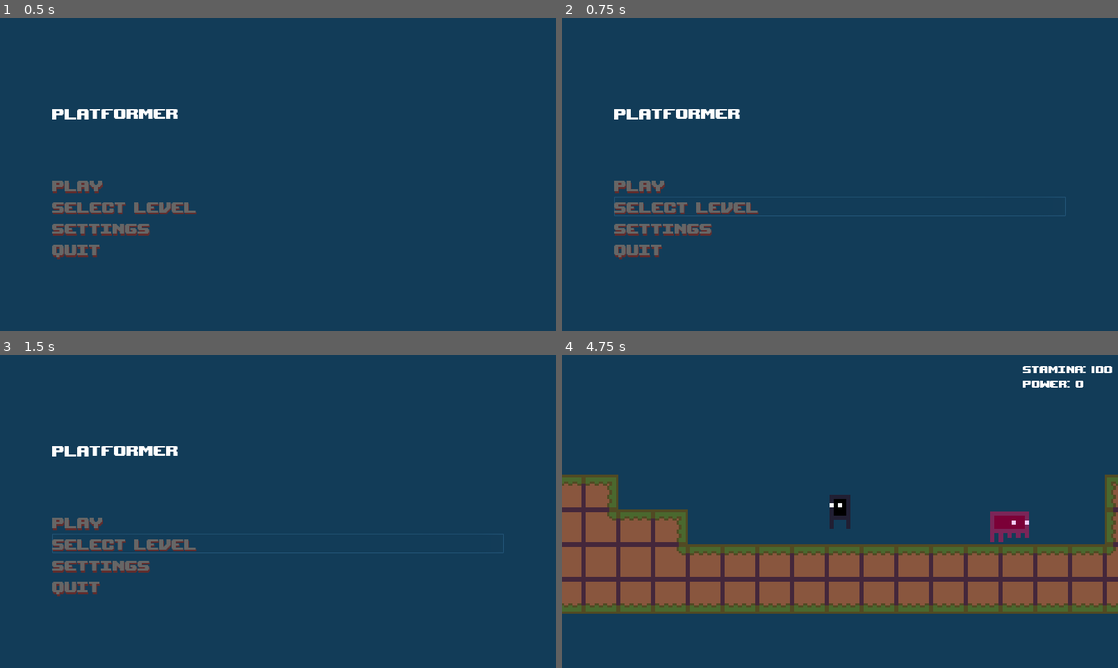
Above: before the commit, frames 1-4 (two rows, left to right).
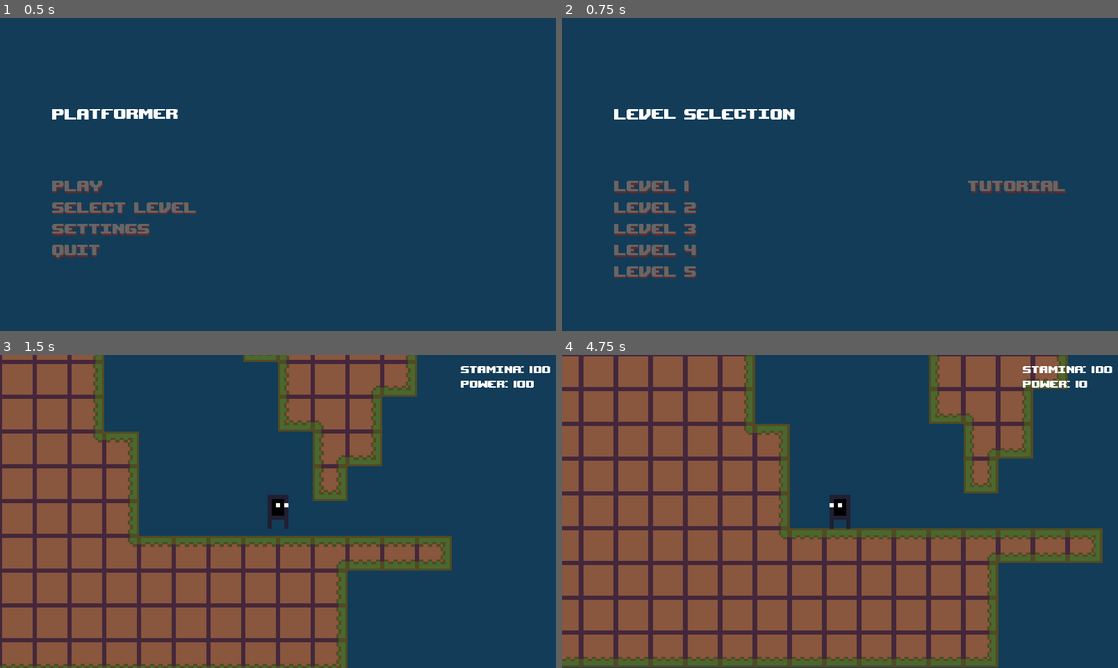
Above: after the commit, the same moments.

Repository: NicolasLFerreira/ASHS-School-Project
Game: Godot game, scene res://UI/title_screen/title_screen.tscn
The game is run twice, just before and just after one commit, with the same random seed, the same clock (stepped at 60 frames per second) and the same inputs.
Inputs (mouse positions are in pixels of both pictures, inside the frame that each line leads up to):
- Up to frame 1 (0.5 s): no input
- Up to frame 2 (0.75 s): click "select level" at 0.5 s
- Up to frame 3 (1.5 s): click (227, 542) at 1.25 s, where only the run after the commit has a clickable "Level 2"
- Up to frame 4 (4.75 s): click (840, 520) at 2 s, where only the run before the commit has a clickable "play"; tap Enter (godmode) at 2.75, 4.35 s; hold K (spray) 2.78-3.53 s; hold D (right) 2.78-4.28 s; tap Space (jump) at 3.02, 3.77 s; tap N (dash) at 3.6 s; tap K (spray) at 3.8 s; hold A (left) from 4.28 s (still down); hold K (spray) from 4.28 s (still down)

Frame 1 is identical in both runs. In frame 2, 3.3% of the frame differs, in the area x 9-91%, y 29-84%; in frame 3, 50%; in frame 4, 59%, in the area x 0-100%, y 0-100%.

Commit message:
Level selection

Diff:
--- /dev/null
+++ b/UI/buttons/level_.tscn
@@ -0,0 +1,8 @@
+[gd_scene load_steps=2 format=2]
+
+[ext_resource path="res://UI/buttons/new_button.tscn" type="PackedScene" id=1]
+
+[node name="level_" instance=ExtResource( 1 )]
+
+[node name="button_text" parent="." index="0"]
+text = "level: n"
--- a/UI/buttons/new_button.tscn
+++ b/UI/buttons/new_button.tscn
@@ -12,7 +12,7 @@
 }
 
 [node name="button_text" type="Label" parent="."]
-margin_right = 277.0
+margin_right = 225.0
 margin_bottom = 45.0
 rect_min_size = Vector2( 225, 45 )
 custom_fonts/font = ExtResource( 1 )
@@ -20,7 +20,6 @@
 custom_colors/font_color_shadow = Color( 0.384314, 0.176471, 0.176471, 1 )
 custom_constants/shadow_offset_x = 2
 custom_constants/shadow_offset_y = 4
-text = "new button"
 __meta__ = {
 "_edit_use_anchors_": false
 }
--- /dev/null
+++ b/UI/level_selection_screen.gd
@@ -0,0 +1,21 @@
+extends Control
+
+func _ready():
+
+
+	$menu/bottom_row/buttons/level_1/button_text.text = "Level 1";
+	$menu/bottom_row/buttons/level_2/button_text.text = "Level 2";
+	$menu/bottom_row/buttons/level_3/button_text.text = "Level 3";
+	$menu/bottom_row/buttons/level_4/button_text.text = "Level 4";
+	$menu/bottom_row/buttons/level_5/button_text.text = "Level 5";
+	$menu/bottom_row/buttons2/tutorial/button_text.text = "Tutorial";
+
+
+func _on_level_1_pressed():
+	get_tree().change_scene("res://map/map_00.tscn");
+
+func _on_level_2_pressed():
+	get_tree().change_scene("res://map/map_01.tscn");
+
+func _on_level_3_pressed():
+	get_tree().change_scene("res://map/map_02.tscn");
--- /dev/null
+++ b/UI/level_selection_screen.tscn
@@ -0,0 +1,48 @@
+[gd_scene load_steps=4 format=2]
+
+[ext_resource path="res://UI/sample_screen.tscn" type="PackedScene" id=1]
+[ext_resource path="res://UI/buttons/level_.tscn" type="PackedScene" id=2]
+[ext_resource path="res://UI/level_selection_screen.gd" type="Script" id=3]
+
+[node name="level_selection_screen" instance=ExtResource( 1 )]
+script = ExtResource( 3 )
+
+[node name="name" parent="menu/top_row" index="0"]
+margin_right = 417.0
+text = "level selection"
+
+[node name="buttons" parent="menu/bottom_row" index="0"]
+margin_right = 811.0
+
+[node name="level_1" parent="menu/bottom_row/buttons" index="0" instance=ExtResource( 2 )]
+margin_right = 811.0
+
+[node name="level_2" parent="menu/bottom_row/buttons" index="1" instance=ExtResource( 2 )]
+margin_top = 49.0
+margin_right = 811.0
+margin_bottom = 94.0
+
+[node name="level_3" parent="menu/bottom_row/buttons" index="2" instance=ExtResource( 2 )]
+margin_top = 98.0
+margin_right = 811.0
+margin_bottom = 143.0
+
+[node name="level_4" parent="menu/bottom_row/buttons" index="3" instance=ExtResource( 2 )]
+margin_top = 147.0
+margin_right = 811.0
+margin_bottom = 192.0
+
+[node name="level_5" parent="menu/bottom_row/buttons" index="4" instance=ExtResource( 2 )]
+margin_top = 196.0
+margin_right = 811.0
+margin_bottom = 241.0
+
+[node name="buttons2" type="VBoxContainer" parent="menu/bottom_row" index="1"]
+margin_left = 815.0
+margin_right = 1040.0
+margin_bottom = 278.0
+
+[node name="tutorial" parent="menu/bottom_row/buttons2" index="0" instance=ExtResource( 2 )]
+[connection signal="pressed" from="menu/bottom_row/buttons/level_1" to="." method="_on_level_1_pressed"]
+[connection signal="pressed" from="menu/bottom_row/buttons/level_2" to="." method="_on_level_2_pressed"]
+[connection signal="pressed" from="menu/bottom_row/buttons/level_3" to="." method="_on_level_3_pressed"]
--- a/UI/sample_screen.tscn
+++ b/UI/sample_screen.tscn
@@ -30,10 +30,10 @@
 
 [node name="name" type="Label" parent="menu/top_row"]
 margin_top = 117.0
-margin_right = 323.0
+margin_right = 179.0
 margin_bottom = 161.0
 custom_fonts/font = ExtResource( 1 )
-text = "sample text "
+text = "sample"
 
 [node name="bottom_row" type="HBoxContainer" parent="menu"]
 margin_top = 282.0
--- a/UI/title_screen/title_screen.gd
+++ b/UI/title_screen/title_screen.gd
@@ -6,5 +6,8 @@
 func _on_settings_button_pressed():
 	get_tree().change_scene("res://UI/settings_screen/settings_screen.tscn");
 
+func _on_select_level_button_pressed():
+	get_tree().change_scene("res://UI/level_selection_screen.tscn");
+
 func _on_quit_button_pressed():
 	get_tree().quit();
--- a/UI/title_screen/title_screen.tscn
+++ b/UI/title_screen/title_screen.tscn
@@ -32,5 +32,6 @@
 margin_right = 1040.0
 margin_bottom = 192.0
 [connection signal="pressed" from="menu/bottom_row/buttons/play_button" to="." method="_on_play_button_pressed"]
+[connection signal="pressed" from="menu/bottom_row/buttons/select_level_button" to="." method="_on_select_level_button_pressed"]
 [connection signal="pressed" from="menu/bottom_row/buttons/settings_button" to="." method="_on_settings_button_pressed"]
 [connection signal="pressed" from="menu/bottom_row/buttons/quit_button" to="." method="_on_quit_button_pressed"]
--- a/player/player_body/player_body.gd
+++ b/player/player_body/player_body.gd
@@ -279,8 +279,8 @@
 	var spray_instance = spray.instance();
 
 	if (Input.is_action_pressed("spray")):
-		if (power >= 10):
-			power -= 10;
+		if (power >= 25):
+			power -= 25;
 			add_child(spray_instance);
 
 			#Flip
